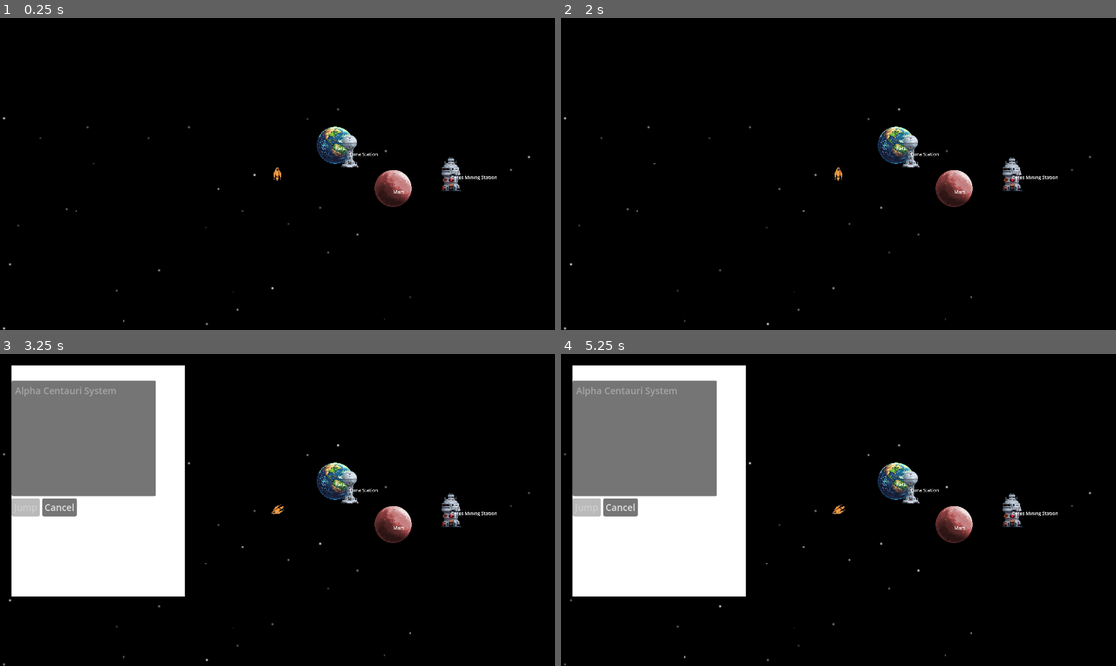
Above: before the commit, frames 1-4 (two rows, left to right).
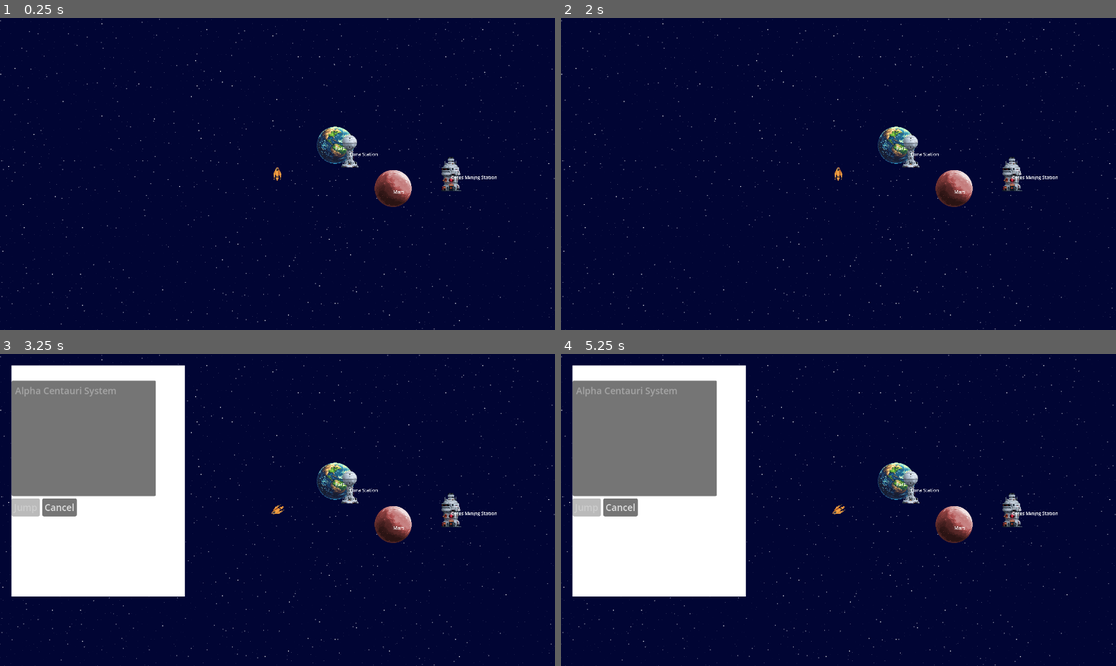
Above: after the commit, the same moments.

Repository: krets/GN_Prototype
Game: Godot game, scene res://scenes/Main.tscn
Same seed, same stepped clock (60 frames per second), same inputs: the game is played once before the commit and once after it.
Inputs:
- Up to frame 1 (0.25 s): no input
- Up to frame 2 (2 s): tap Enter at 0.5 s; hold Right (turn_right) 0.53-1.25 s; hold H (hyperspace) 0.53-1.25 s; click "Cancel" at 1.25 s
- Up to frame 3 (3.25 s): tap Space (interact) at 2, 2.1 s; hold Left (turn_left) 2.03-2.78 s; tap Enter at 2.75 s; hold Right (turn_right) from 2.78 s (still down); hold H (hyperspace) from 2.78 s (still down)
- Up to frame 4 (5.25 s): tap Space (interact) at 3.5, 3.6, 5, 5.1 s; release Right (turn_right) at 3.53 s; release H (hyperspace) at 3.53 s; hold Up (thrust) 3.53-4.28 s; tap Enter at 4.25 s; hold H (hyperspace) 4.28-5.03 s; hold Left (turn_left) from 4.28 s (still down)

The runs differ from the first frame. In frame 1, 98% of the frame differs, in the area x 0-100%, y 0-100%; in frame 2, 98%; in frame 3, 75%; in frame 4, 75%.

Commit message:
Pretty good starfield
switched to parallax2d node instead of parallax background

Diff:
--- a/scenes/ParallaxStarfield.tscn
+++ b/scenes/ParallaxStarfield.tscn
@@ -1,101 +1,110 @@
-[gd_scene load_steps=7 format=3 uid="uid://drb0em1la86we"]
+[gd_scene load_steps=6 format=3 uid="uid://drb0em1la86we"]
 
-[ext_resource type="Script" uid="uid://d0ieffeo8wm1v" path="res://scripts/ParallaxStarfield.gd" id="1_uikql"]
 [ext_resource type="Shader" uid="uid://rhp1mq3bjshx" path="res://shaders/StarfieldShader.gdshader" id="2_mx1rw"]
+
+[sub_resource type="ShaderMaterial" id="ShaderMaterial_obgmf"]
+shader = ExtResource("2_mx1rw")
+shader_parameter/star_density = 0.0641
+shader_parameter/star_brightness = 0.234
+shader_parameter/star_size = 1.406
+shader_parameter/twinkle_speed = 0.0
+shader_parameter/world_offset = Vector2(0, 0)
+shader_parameter/tile_size = 200.0
+
+[sub_resource type="ShaderMaterial" id="ShaderMaterial_mx1rw"]
+shader = ExtResource("2_mx1rw")
+shader_parameter/star_density = 0.0841
+shader_parameter/star_brightness = 0.5
+shader_parameter/star_size = 3.881
+shader_parameter/twinkle_speed = 0.0
+shader_parameter/world_offset = Vector2(0, 0)
+shader_parameter/tile_size = 200.0
+
+[sub_resource type="ShaderMaterial" id="ShaderMaterial_uikql"]
+shader = ExtResource("2_mx1rw")
+shader_parameter/star_density = 0.0301
+shader_parameter/star_brightness = 0.7
+shader_parameter/star_size = 4.772
+shader_parameter/twinkle_speed = 0.0
+shader_parameter/world_offset = Vector2(0, 0)
+shader_parameter/tile_size = 200.0
 
 [sub_resource type="ShaderMaterial" id="ShaderMaterial_65eys"]
 shader = ExtResource("2_mx1rw")
-shader_parameter/star_density = 8.3331
-shader_parameter/star_brightness = 2.0
-shader_parameter/star_size = 20.0
-shader_parameter/twinkle_speed = 0.208
-shader_parameter/world_offset = Vector2(0, 0)
-shader_parameter/tile_size = 347.656
-
-[sub_resource type="ShaderMaterial" id="ShaderMaterial_obgmf"]
-shader = ExtResource("2_mx1rw")
-shader_parameter/star_density = 0.0591
-shader_parameter/star_brightness = 0.708
-shader_parameter/star_size = 1.489
-shader_parameter/twinkle_speed = 0.833
-shader_parameter/world_offset = Vector2(0, 0)
-shader_parameter/tile_size = 200.0
-
-[sub_resource type="ShaderMaterial" id="ShaderMaterial_0t005"]
-shader = ExtResource("2_mx1rw")
-shader_parameter/star_density = 0.0401
-shader_parameter/star_brightness = 0.99
-shader_parameter/star_size = 1.64
+shader_parameter/star_density = 0.0101
+shader_parameter/star_brightness = 1.294
+shader_parameter/star_size = 2.603
 shader_parameter/twinkle_speed = 0.0
 shader_parameter/world_offset = Vector2(0, 0)
-shader_parameter/tile_size = 211.194
+shader_parameter/tile_size = 50.0
 
-[sub_resource type="ShaderMaterial" id="ShaderMaterial_mx1rw"]
-shader = ExtResource("2_mx1rw")
-shader_parameter/star_density = 0.1
-shader_parameter/star_brightness = 2.0
-shader_parameter/star_size = 1.997
-shader_parameter/twinkle_speed = 0.5
-shader_parameter/world_offset = Vector2(0, 0)
-shader_parameter/tile_size = 500.0
+[node name="ParallaxStarfield" type="Node"]
 
-[node name="ParallaxStarfield" type="ParallaxBackground"]
-script = ExtResource("1_uikql")
+[node name="BaseColor" type="Parallax2D" parent="."]
+z_index = -100
+scroll_scale = Vector2(0, 0)
+repeat_size = Vector2(2048, 2048)
+repeat_times = 3
 
-[node name="BackgroundLayer" type="ParallaxLayer" parent="."]
-motion_scale = Vector2(0, 0)
+[node name="ColorRect1" type="ColorRect" parent="BaseColor"]
+offset_left = -1024.0
+offset_top = -1024.0
+offset_right = 1024.0
+offset_bottom = 1024.0
+mouse_filter = 2
+color = Color(0.00375523, 0.0204223, 0.202831, 1)
 
-[node name="BackgroundRect" type="ColorRect" parent="BackgroundLayer"]
-offset_left = -2000.0
-offset_top = -2000.0
-offset_right = 2000.0
-offset_bottom = 2000.0
-color = Color(0, 0, 0, 1)
+[node name="StarLayer4" type="Parallax2D" parent="."]
+z_index = -100
+scroll_scale = Vector2(0.1, 0.1)
+repeat_size = Vector2(2048, 2048)
+repeat_times = 3
 
-[node name="StarLayer1" type="ParallaxLayer" parent="."]
-motion_scale = Vector2(0.1, 0.1)
-motion_mirroring = Vector2(8000, 8000)
+[node name="StarRect3" type="ColorRect" parent="StarLayer4"]
+material = SubResource("ShaderMaterial_obgmf")
+offset_left = -1024.0
+offset_top = -1024.0
+offset_right = 1024.0
+offset_bottom = 1024.0
+mouse_filter = 2
+
+[node name="StarLayer3" type="Parallax2D" parent="."]
+z_index = -100
+scroll_scale = Vector2(0.5, 0.5)
+repeat_size = Vector2(2048, 2048)
+repeat_times = 3
+
+[node name="StarRect3" type="ColorRect" parent="StarLayer3"]
+material = SubResource("ShaderMaterial_mx1rw")
+offset_left = -1024.0
+offset_top = -1024.0
+offset_right = 1024.0
+offset_bottom = 1024.0
+mouse_filter = 2
+
+[node name="StarLayer2" type="Parallax2D" parent="."]
+z_index = -100
+scroll_scale = Vector2(0.7, 0.7)
+repeat_size = Vector2(2048, 2048)
+repeat_times = 3
+
+[node name="StarRect2" type="ColorRect" parent="StarLayer2"]
+material = SubResource("ShaderMaterial_uikql")
+offset_left = -1024.0
+offset_top = -1024.0
+offset_right = 1024.0
+offset_bottom = 1024.0
+mouse_filter = 2
+
+[node name="StarLayer1" type="Parallax2D" parent="."]
+z_index = -100
+repeat_size = Vector2(2048, 2048)
+repeat_times = 3
 
 [node name="StarRect1" type="ColorRect" parent="StarLayer1"]
 material = SubResource("ShaderMaterial_65eys")
-offset_left = -4000.0
-offset_top = -4000.0
-offset_right = 4000.0
-offset_bottom = 4000.0
+offset_left = -1024.0
+offset_top = -1024.0
+offset_right = 1024.0
+offset_bottom = 1024.0
 mouse_filter = 2
-
-[node name="StarLayer2" type="ParallaxLayer" parent="."]
-visible = false
-motion_scale = Vector2(0.3, 0.3)
-motion_mirroring = Vector2(8000, 8000)
-
-[node name="StarRect2" type="ColorRect" parent="StarLayer2"]
-material = SubResource("ShaderMaterial_obgmf")
-offset_left = -4000.0
-offset_top = -4000.0
-offset_right = 4000.0
-offset_bottom = 4000.0
-mouse_filter = 2
-
-[node name="StarLayer3" type="ParallaxLayer" parent="."]
-motion_scale = Vector2(0.6, 0.6)
-motion_mirroring = Vector2(8000, 8000)
-
-[node name="StarRect3" type="ColorRect" parent="StarLayer3"]
-material = SubResource("ShaderMaterial_0t005")
-offset_left = -4000.0
-offset_top = -4000.0
-offset_right = 4000.0
-offset_bottom = 4000.0
-mouse_filter = 2
-
-[node name="StarLayer4" type="ParallaxLayer" parent="."]
-motion_mirroring = Vector2(8000, 8000)
-
-[node name="StarRect4" type="ColorRect" parent="StarLayer4"]
-material = SubResource("ShaderMaterial_mx1rw")
-offset_left = -4000.0
-offset_top = -4000.0
-offset_right = 4000.0
-offset_bottom = 4000.0
-mouse_filter = 2
--- a/scenes/SystemScene.tscn
+++ b/scenes/SystemScene.tscn
@@ -6,8 +6,8 @@
 [node name="SystemScene" type="Node2D"]
 script = ExtResource("1_gy4ls")
 
+[node name="ParallaxStarfield" parent="." instance=ExtResource("2_df3l7")]
+
 [node name="CelestialBodies" type="Node2D" parent="."]
 
 [node name="PlayerSpawn" type="Node2D" parent="."]
-
-[node name="ParallaxStarfield" parent="." instance=ExtResource("2_df3l7")]
--- a/scripts/SystemScene.gd
+++ b/scripts/SystemScene.gd
@@ -8,8 +8,6 @@
 @onready var celestial_bodies_container = $CelestialBodies
 @onready var player_spawn = $PlayerSpawn
 
-var parallax_starfield: ParallaxStarfield
-
 func _ready():
 	UniverseManager.system_changed.connect(_on_system_changed)
 	setup_system(UniverseManager.get_current_system())
@@ -19,7 +17,6 @@
 
 func setup_system(system_data: Dictionary):
 	clear_system()
-	setup_parallax_starfield(system_data)
 	spawn_celestial_bodies(system_data.get("celestial_bodies", []))
 
 	# Spawn player at designated location
@@ -33,24 +30,6 @@
 	for child in celestial_bodies_container.get_children():
 		child.queue_free()
 
-	# Remove old starfield
-	if parallax_starfield:
-		parallax_starfield.queue_free()
-		parallax_starfield = null
-
-func setup_parallax_starfield(system_data: Dictionary):
-	# Load and instantiate the parallax starfield scene
-	var starfield_scene = preload("res://scenes/ParallaxStarfield.tscn")
-	parallax_starfield = starfield_scene.instantiate()
-
-	# Add it as the first child (renders behind everything)
-	add_child(parallax_starfield)
-	move_child(parallax_starfield, 0)
-
-	# Configure the starfield for this system
-	parallax_starfield.load_system_starfield(system_data)
-
-	print("Setup parallax starfield for system: ", system_data.get("name", "Unknown"))
 
 func spawn_celestial_bodies(bodies_data: Array):
 	for body_data in bodies_data:
--- a/shaders/StarfieldShader.gdshader
+++ b/shaders/StarfieldShader.gdshader
@@ -1,7 +1,7 @@
 // IMPROVED STARFIELD SHADER - Responsive density control
 shader_type canvas_item;
 
-uniform float star_density : hint_range(0.0001, 10) = 0.002;
+uniform float star_density : hint_range(0.0001, 0.1) = 0.002;
 uniform float star_brightness : hint_range(0.0, 2.0) = 1.0;
 uniform float star_size : hint_range(0.1, 20.0) = 2.0;
 uniform float twinkle_speed : hint_range(0.0, 2.0) = 0.5;
